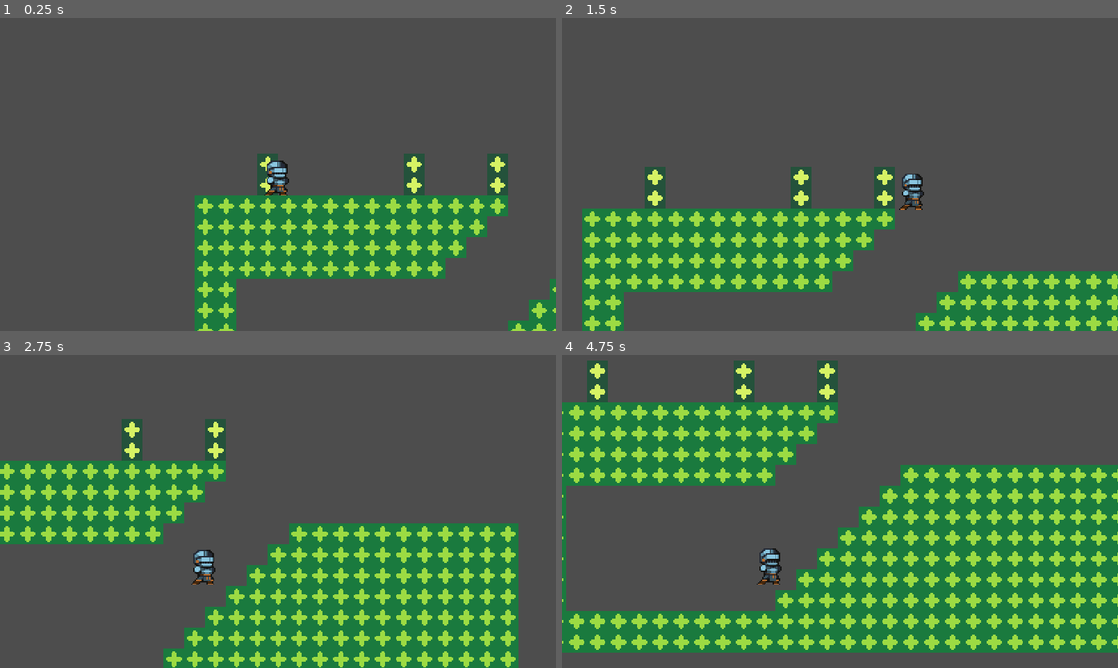
Above: before the commit, frames 1-4 (two rows, left to right).
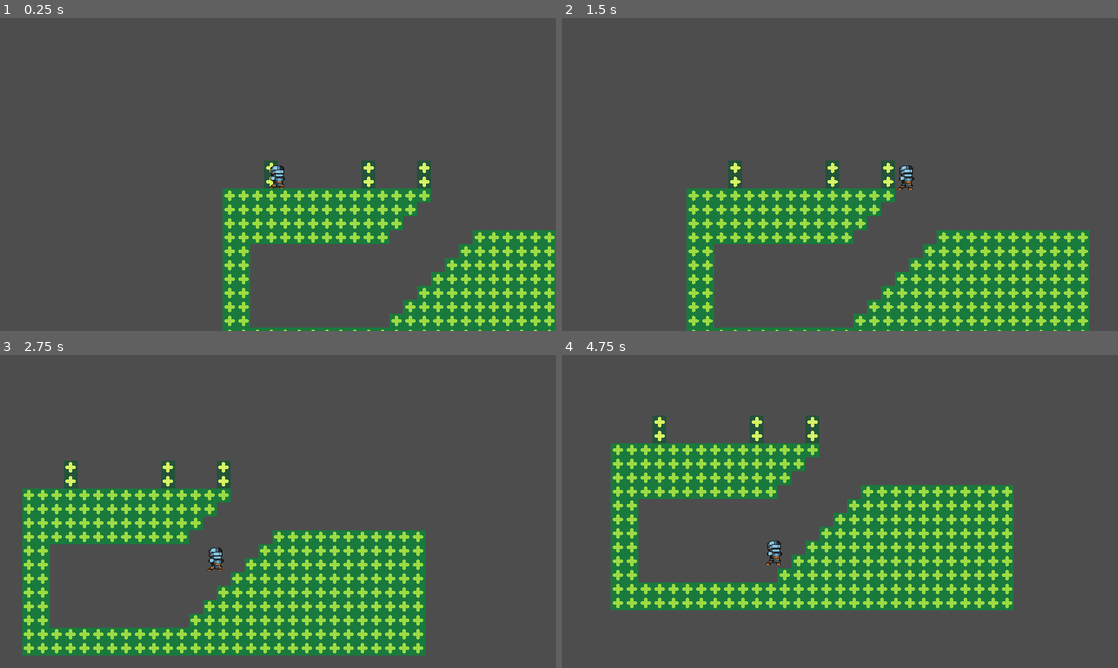
Above: after the commit, the same moments.

Repository: NullTheFool/Lesser-Knight
Game: Godot game, scene res://game.tscn
The game is run twice, just before and just after one commit, with the same random seed, the same clock (stepped at 60 frames per second) and the same inputs.
Inputs:
- Up to frame 1 (0.25 s): no input
- Up to frame 2 (1.5 s): tap Enter (ui_accept) at 0.5, 0.77 s; hold Right (ui_right) from 0.53 s (still down)
- Up to frame 3 (2.75 s): tap Enter (ui_accept) at 1.52 s; release Right (ui_right) at 2.03 s; hold Left (ui_left) from 2.03 s (still down)
- Up to frame 4 (4.75 s): release Left (ui_left) at 2.78 s; hold Right (ui_right) 2.78-4.28 s; tap Enter (ui_accept) at 3.02, 3.77, 4.52 s; hold Left (ui_left) from 4.28 s (still down)

The runs differ from the first frame. In frame 1, 21% of the frame differs, in the area x 35-100%, y 43-100%; in frame 2, 26%; in frame 3, 29%; in frame 4, 47%, in the area x 0-100%, y 1-96%.

Commit message:
Ajustes de pixel perfect.

Diff:
--- a/game.tscn
+++ b/game.tscn
@@ -38,5 +38,6 @@
 
 [node name="Game" type="Node2D"]
 material = SubResource("ShaderMaterial_iuwfp")
+position = Vector2(-41, 0)
 
 [node name="Level" parent="." instance=ExtResource("1_gvat8")]
--- a/project.godot
+++ b/project.godot
@@ -19,11 +19,9 @@
 
 window/size/viewport_width=640
 window/size/viewport_height=360
-window/size/mode=3
 window/size/window_width_override=1280
 window/size/window_height_override=720
 window/stretch/mode="viewport"
-window/stretch/scale=1.5
 
 [editor]
 
